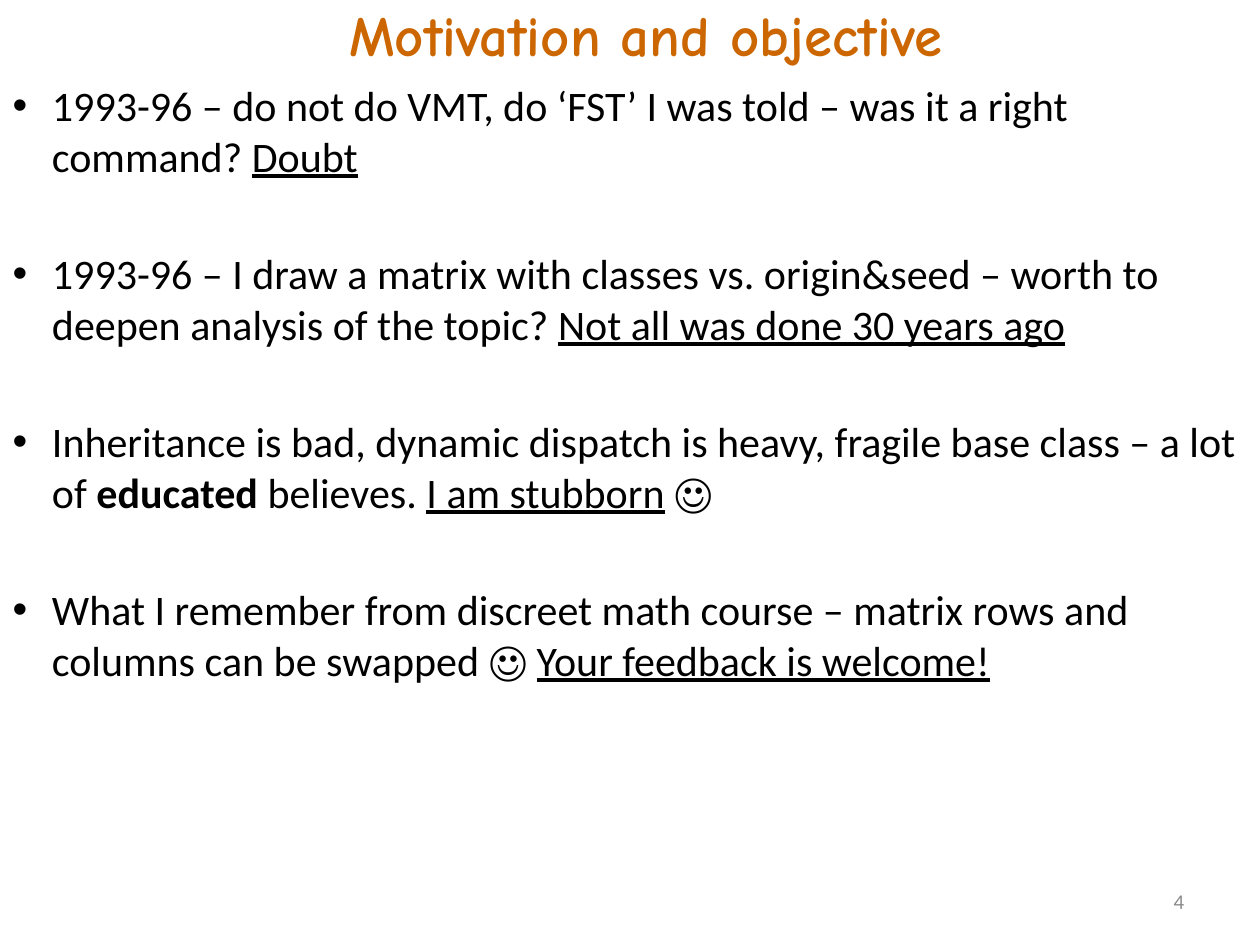
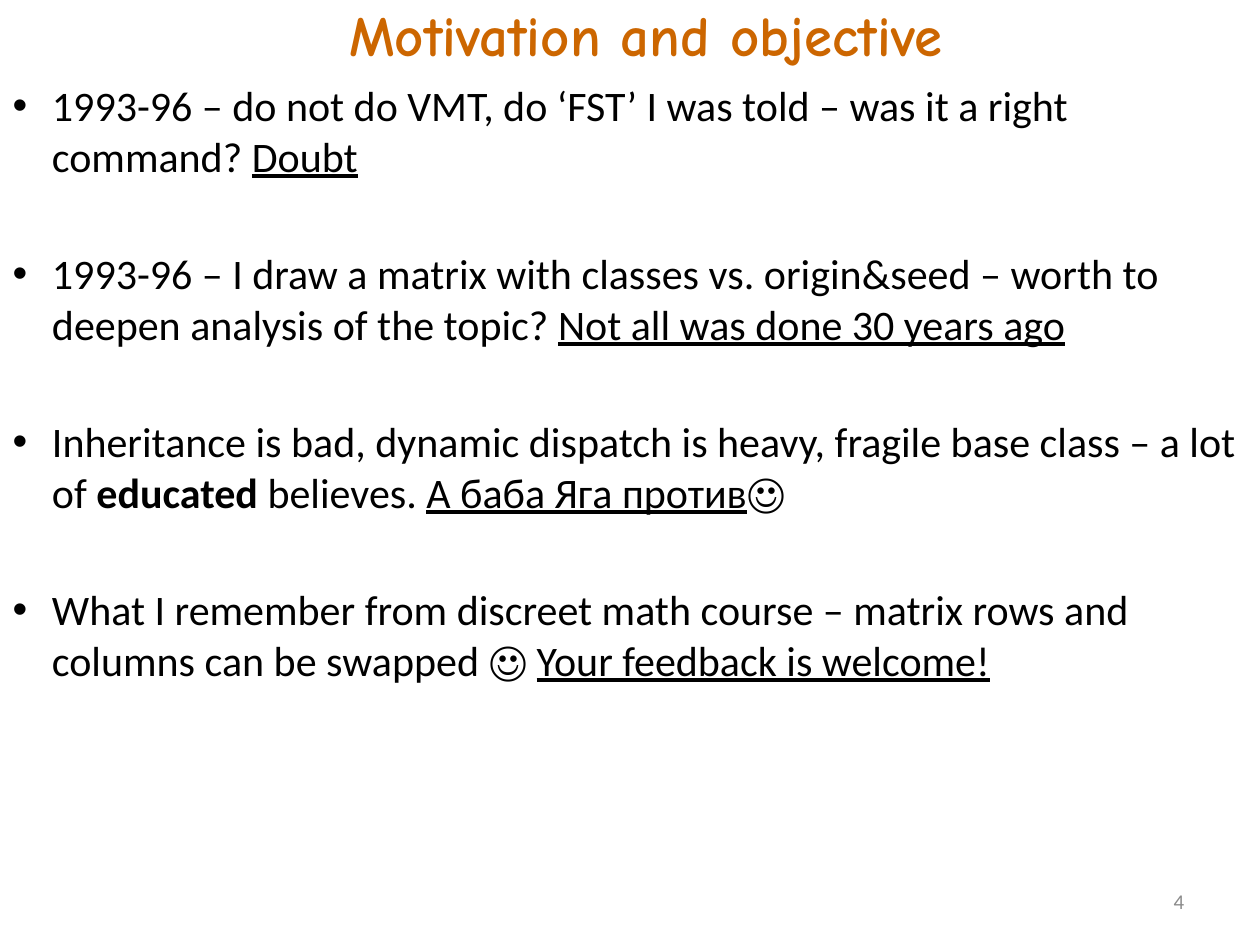
Before and after one commit to akanatov/SLang-, a slide deck: slide 4 of Docs/Incidence matrix and OOP.pptx. Drawn at 1260x945 pixels with LibreOffice and Linux fonts; fonts in the diff are those of the drawing. Boxes give left, top, right and bottom in pixels: in the first picture for what was removed or moved away, otherwise in the second. Text is boxed around its words. In the diff, an @@ line names an element or a change of style, - is before the commit and + after.

```diff
--- a/Docs/Incidence matrix and OOP.pptx
+++ b/Docs/Incidence matrix and OOP.pptx
@@ text at (x1=52, y1=427, x2=1235, y2=515): text changed @@
-• Inheritance is bad, dynamic dispatch is heavy, fragile base class – a lot of educated believes. I am stubborn ☺
+• Inheritance is bad, dynamic dispatch is heavy, fragile base class – a lot of educated believes. А баба Яга против☺
```
Also in this commit, not shown: 5 other slides changed, 1 other file.
